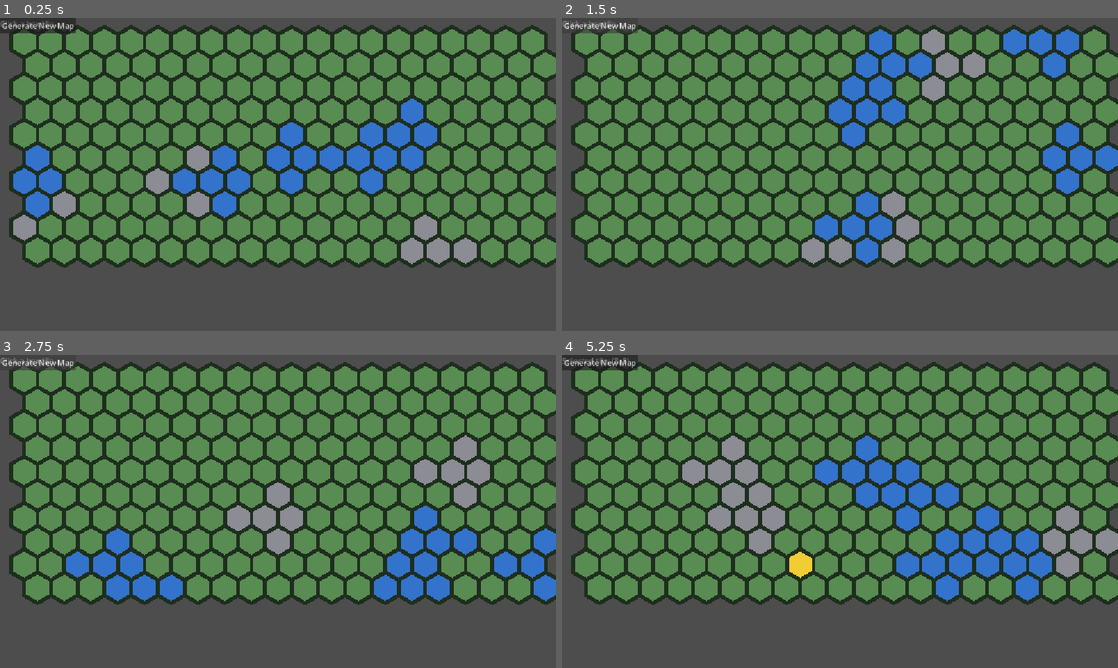
Above: before the commit, frames 1-4 (two rows, left to right).
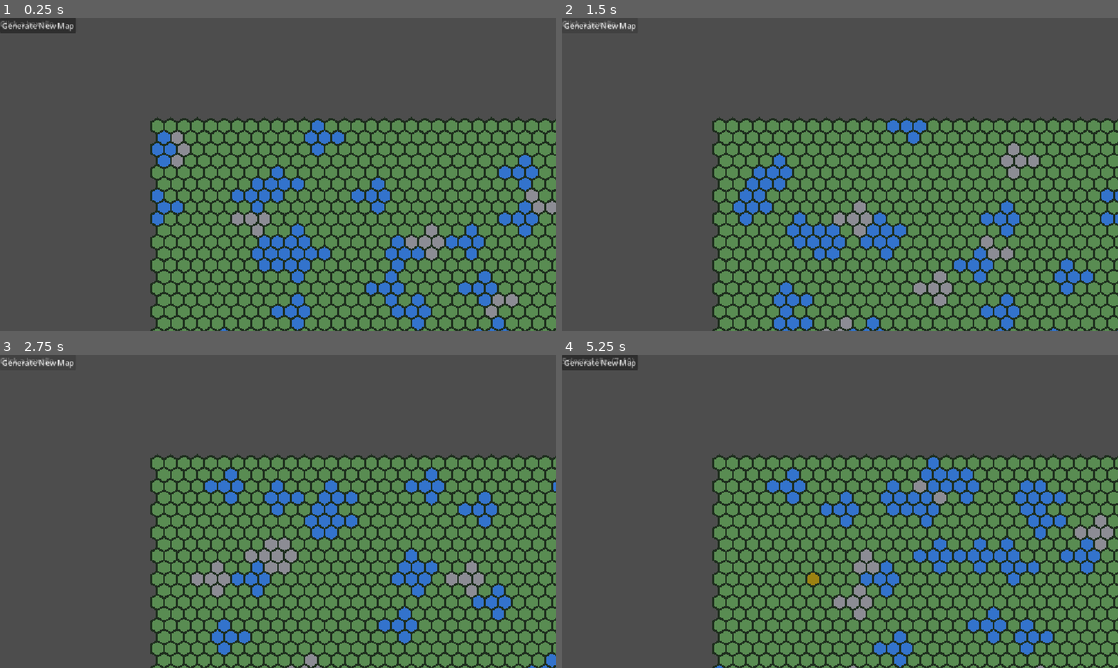
Above: after the commit, the same moments.

Repository: Chrisbinish/MapsApart
Game: Godot game, scene res://MapsApart/Scenes/App/Main.tscn
Two runs of this game, one before a commit and one after it. Both use one fixed random seed, a clock stepped at 60 frames per second and the inputs below.
Inputs (mouse positions are in pixels of both pictures, inside the frame that each line leads up to):
- Up to frame 1 (0.25 s): no input
- Up to frame 2 (1.5 s): click "Generate New Map" at 0.5 s; click "Generate New Map" at 1.25 s
- Up to frame 3 (2.75 s): click "Generate New Map" at 2 s
- Up to frame 4 (5.25 s): tap one key every 0.75 s from 2.75 s: A Space Enter Space; move the mouse to (962, 495) at 2.77 s; click (962, 495) at 2.92 s; drag from (728, 527) to (812, 574) at 3.52 s; move the mouse to (895, 442) at 4.27 s; click (895, 442) at 4.42 s; drag from (812, 574) to (673, 464) at 5.02 s

The runs differ from the first frame. In frame 1, 74% of the frame differs, in the area x 1-100%, y 2-100%; in frame 2, 71%; in frame 3, 73%; in frame 4, 75%, in the area x 1-100%, y 0-100%.

Commit message:
Add camera zoom and panning controls

Diff:
--- a/MapsApart/Scenes/App/Main.tscn
+++ b/MapsApart/Scenes/App/Main.tscn
@@ -1,20 +1,32 @@
 [gd_scene format=3 uid="uid://bkli6sg3xqutd"]
 
 [ext_resource type="Script" uid="uid://dlm3kv5o4xyfl" path="res://MapsApart/Scripts/World/hex_map_renderer.gd" id="1_45204"]
+[ext_resource type="Script" uid="uid://cl2011qatglc2" path="res://MapsApart/Scenes/App/map_camera.gd" id="2_yfoip"]
 
 [node name="Node2D" type="Node2D" unique_id=129775498]
 
 [node name="HexMapRenderer" type="Node2D" parent="." unique_id=772380527]
 script = ExtResource("1_45204")
 
-[node name="TileInfoLabel" type="Label" parent="." unique_id=1189774714]
-offset_right = 40.0
-offset_bottom = 23.0
+[node name="CanvasLayer" type="CanvasLayer" parent="." unique_id=1754044303]
+
+[node name="TileInfoLabel" type="Label" parent="CanvasLayer" unique_id=1189774714]
+offset_right = 111.0
+offset_bottom = 49.0
 text = "Click a hex tile
 "
 
-[node name="NewMapButton" type="Button" parent="." unique_id=649060142]
-offset_right = 8.0
-offset_bottom = 8.0
+[node name="NewMapButton" type="Button" parent="CanvasLayer" unique_id=649060142]
+offset_right = 158.0
+offset_bottom = 31.0
 text = "Generate New Map
 "
+
+[node name="MapCamera" type="Camera2D" parent="." unique_id=1806197999]
+offset = Vector2(550, 250)
+zoom = Vector2(0.5, 0.5)
+script = ExtResource("2_yfoip")
+min_zoom = null
+max_zoom = null
+zoom_sensitivity = null
+pan_sensitivity = null
--- /dev/null
+++ b/MapsApart/Scenes/App/map_camera.gd
@@ -0,0 +1,52 @@
+
+extends Camera2D
+
+@export var min_zoom: float = 0.4
+@export var max_zoom: float = 2.5
+@export var zoom_sensitivity: float = 1.0
+@export var pan_sensitivity: float = 1.0
+
+var is_panning: bool = false
+
+
+func _unhandled_input(event: InputEvent) -> void:
+	# Touchpad pinch, when the device sends a magnify gesture.
+	if event is InputEventMagnifyGesture:
+		set_zoom_level(zoom.x / pow(event.factor, zoom_sensitivity))
+		get_viewport().set_input_as_handled()
+
+	# Two-finger touchpad pan, when the device sends a pan gesture.
+	elif event is InputEventPanGesture:
+		position -= event.delta * pan_sensitivity / zoom.x
+		get_viewport().set_input_as_handled()
+
+	# Right-click or middle-click and drag to move around the map.
+	elif event is InputEventMouseButton:
+		if event.button_index == MOUSE_BUTTON_RIGHT \
+		or event.button_index == MOUSE_BUTTON_MIDDLE:
+			is_panning = event.pressed
+			get_viewport().set_input_as_handled()
+
+		# Mouse-wheel zoom as a fallback.
+		elif event.button_index == MOUSE_BUTTON_WHEEL_UP and event.pressed:
+			set_zoom_level(zoom.x * 1.1)
+			get_viewport().set_input_as_handled()
+
+		elif event.button_index == MOUSE_BUTTON_WHEEL_DOWN and event.pressed:
+			set_zoom_level(zoom.x / 1.1)
+			get_viewport().set_input_as_handled()
+
+	elif event is InputEventMouseMotion and is_panning:
+		position -= event.relative * pan_sensitivity / zoom.x
+		get_viewport().set_input_as_handled()
+
+
+
+func set_zoom_level(value: float) -> void:
+	var mouse_position: Vector2 = get_global_mouse_position()
+	var new_zoom: float = clamp(value, min_zoom, max_zoom)
+
+	zoom = Vector2(new_zoom, new_zoom)
+
+	var new_mouse_position: Vector2 = get_global_mouse_position()
+	position += mouse_position - new_mouse_position
--- a/MapsApart/Scripts/World/hex_map.gd
+++ b/MapsApart/Scripts/World/hex_map.gd
@@ -28,11 +28,11 @@
 	var mountain_centers: Array[Vector2i] = []
 
 	# Choose centers for water and mountain regions.
-	for i in range(5):
+	for i in range(30):
 		water_centers.append(
 			Vector2i(rng.randi_range(0, width - 1), rng.randi_range(0, height - 1))
 		)
-	for i in range(3):
+	for i in range(10):
 		mountain_centers.append(
 			Vector2i(rng.randi_range(0, width - 1), rng.randi_range(0, height - 1))
 		)
--- a/MapsApart/Scripts/World/hex_map_renderer.gd
+++ b/MapsApart/Scripts/World/hex_map_renderer.gd
@@ -7,18 +7,18 @@
 var hex_map: HexMap
 var selected_tile: Vector2i = Vector2i(-1, -1)
 
-@onready var tile_info_label: Label = $"../TileInfoLabel"
-@onready var new_map_button: Button = $"../NewMapButton"
+@onready var new_map_button: Button = $"../CanvasLayer/NewMapButton"
+@onready var tile_info_label: Label = $"../CanvasLayer/TileInfoLabel"
 
 func _ready() -> void:
 	hex_map = HexMap.new()
-	hex_map.generate_map(20, 10)
+	hex_map.generate_map(50, 25)
 	new_map_button.pressed.connect(generate_new_map)
 	queue_redraw()
 
 func generate_new_map() -> void:
 	hex_map.map_seed += 1
-	hex_map.generate_map(20, 10)
+	hex_map.generate_map(50, 25)
 	selected_tile = Vector2i(-1, -1)
 	queue_redraw()
 
@@ -39,7 +39,7 @@
 			HexMap.TerrainType.MOUNTAIN:
 				tile_color = Color(0.55, 0.55, 0.58)
 		if tile == selected_tile:
-			tile_color = Color(0.95, 0.8, 0.2)
+			tile_color = Color(0.611, 0.508, 0.071, 1.0)
 
 		draw_colored_polygon(points, tile_color)
 
Not shown, added: MapsApart/Scenes/App/map_camera.gd.uid
